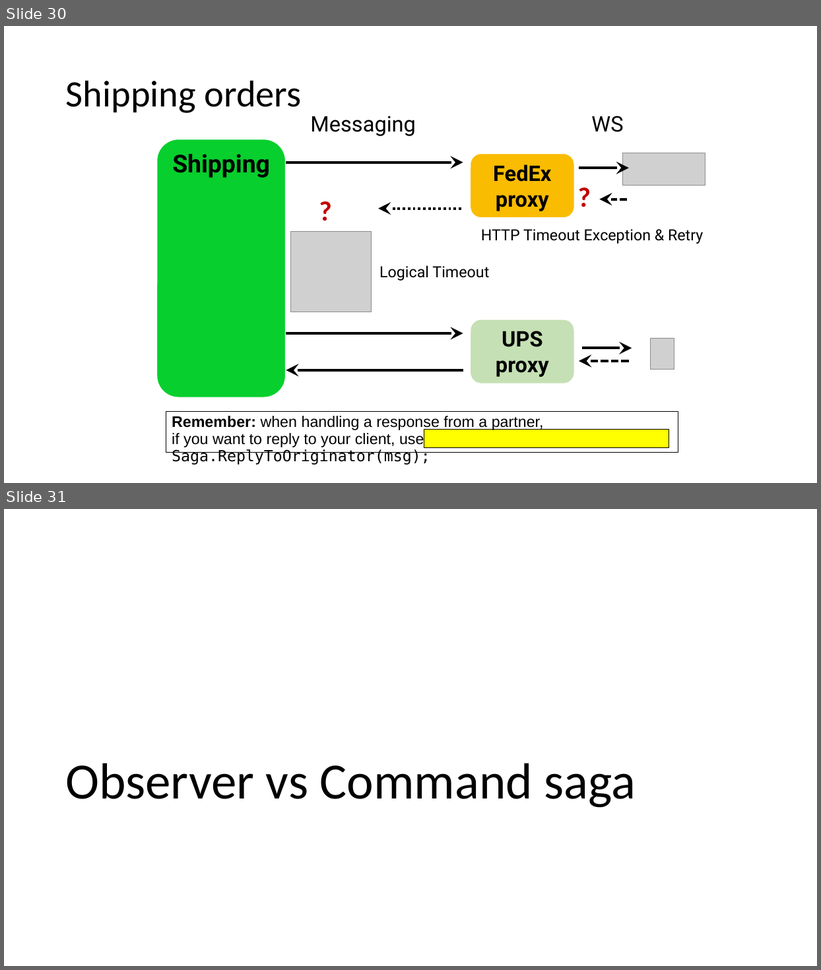
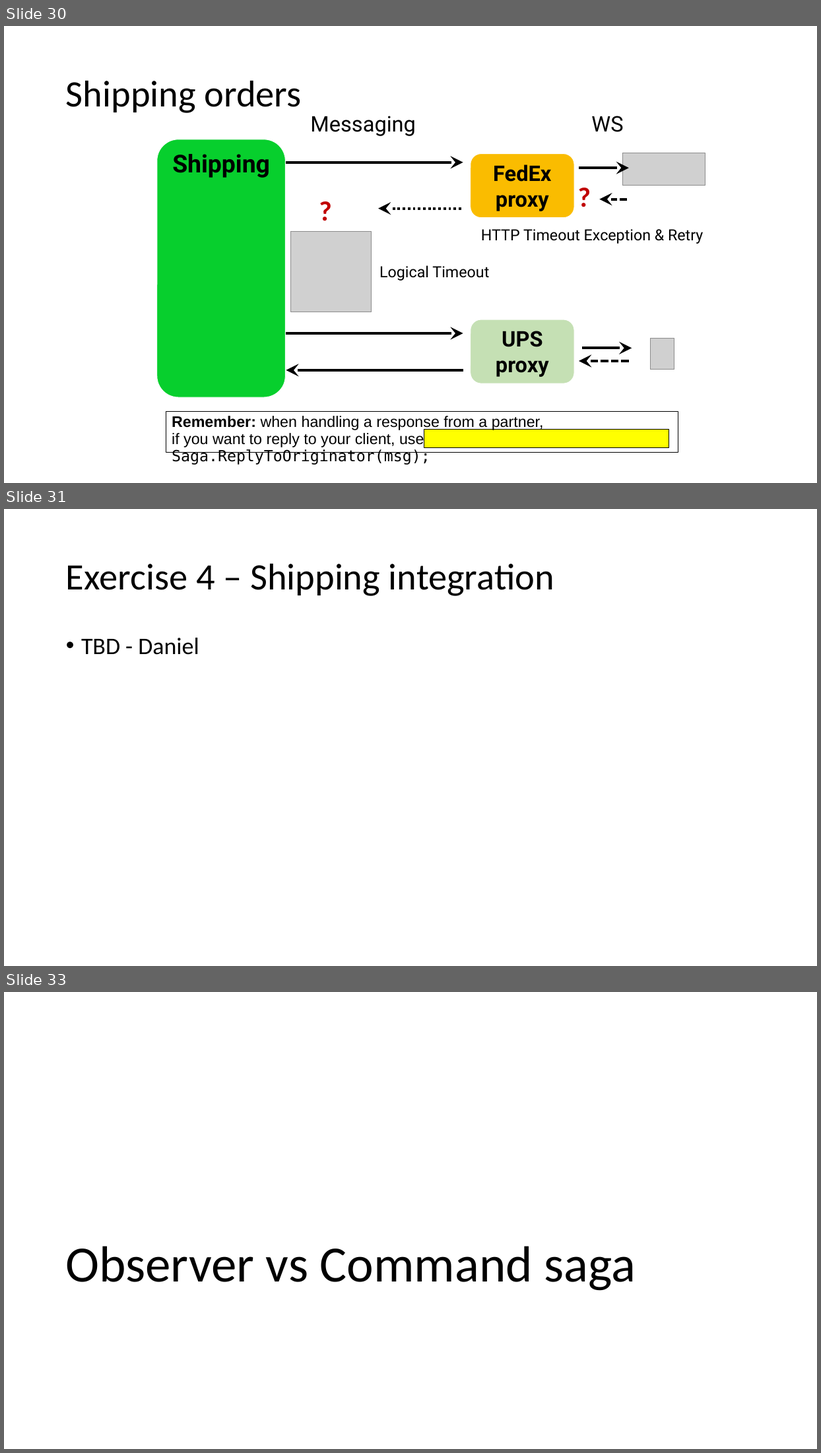
Before and after one commit to Particular/SagaMasterClass, a slide deck: SagaMasterClass.pptx. Shown one above the other, each under a label of ours: slides 30 and 31 before the commit, slides 30, 31 and 33 after it; the slides between them are not shown. The pictures are 821x970 and 821x1453 pixels, drawn with LibreOffice and Linux fonts; fonts in the diff are those of the drawing; grey boxes stand for pictures. Boxes give left, top, right and bottom in pixels: in the first picture for what was removed or moved away, otherwise in the second. Text is boxed around its words. In the diff, an @@ line names an element or a change of style, - is before the commit and + after.

```diff
--- a/SagaMasterClass.pptx
+++ b/SagaMasterClass.pptx
@@ slide 31 added at <box>4,509,817,966</box>, background #FFFFFF @@
@@ title added at <box>66,563,554,596</box>, 44 pt, text #000000 @@
+Exercise 4 – Shipping integration
@@ text added at <box>81,638,199,655</box>, 28 pt, text #000000 @@
+• TBD - Daniel
@@ what was slide 31 is now slide 33 @@
```
Also in this commit, not shown: 5 slides changed, 2 other slides added, 1 slide removed.
